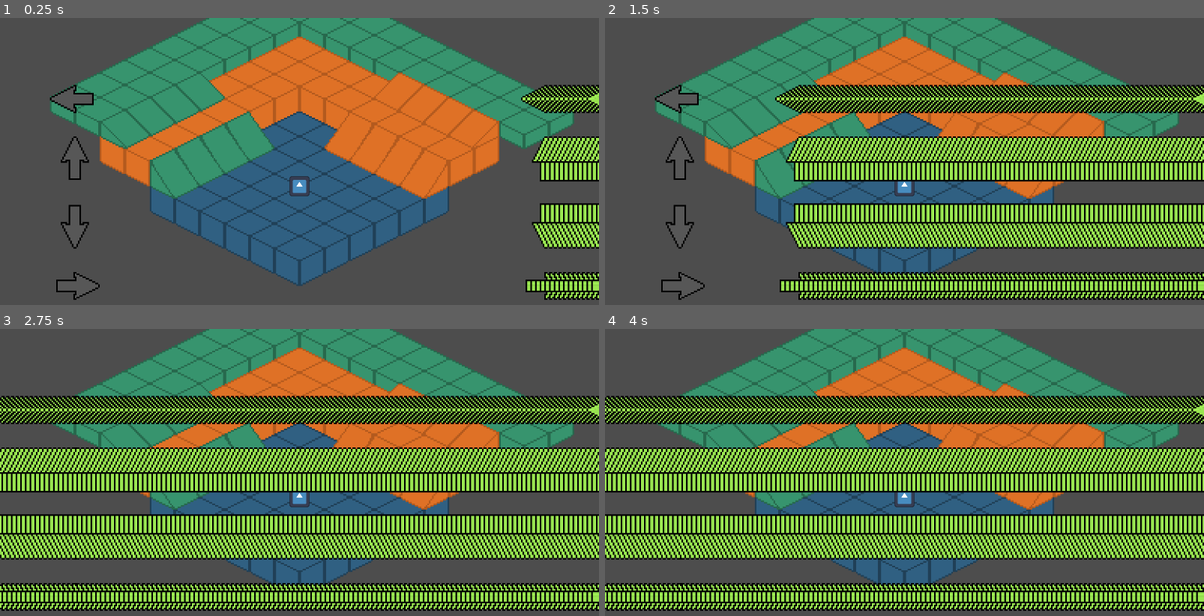
Above: before the commit, frames 1-4 (two rows, left to right).
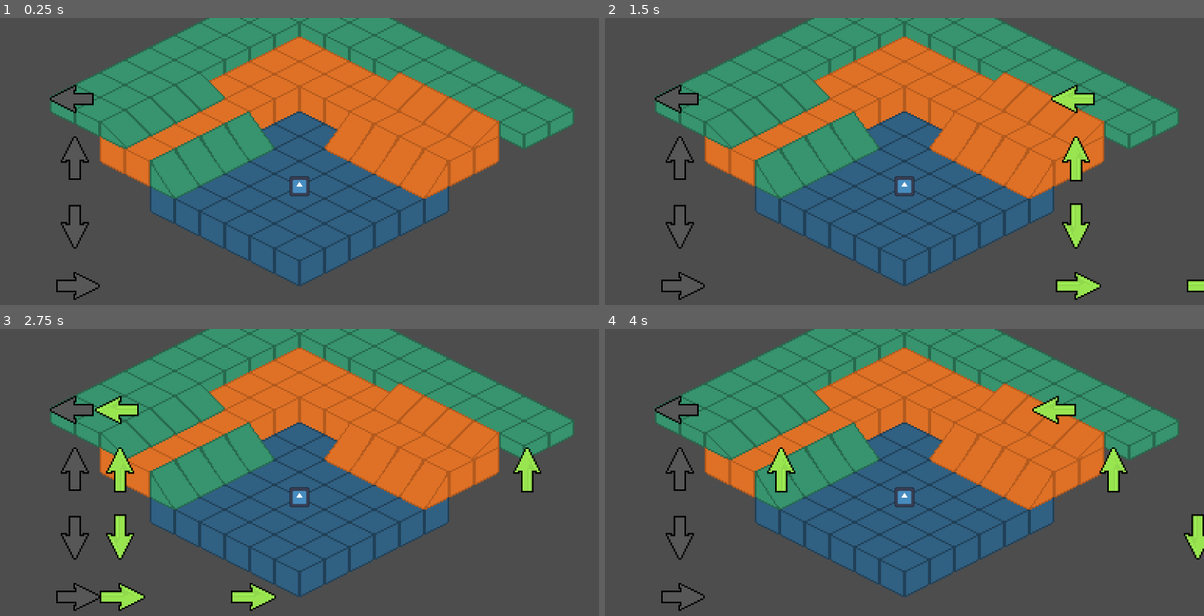
Above: after the commit, the same moments.

Repository: Hobbes-2/Jesters-Tempo
Game: Godot game, scene res://Scenes/main.tscn
Same seed, same stepped clock (60 frames per second), same inputs: the game is played once before the commit and once after it. The engine's default icon, where the game draws it, is replaced by a stand-in: a white triangle on a blue panel in a dark square. Sound files missing from this copy of the repository are replaced by a short silence.
Inputs:
- Up to frame 1 (0.25 s): no input
- Up to frame 2 (1.5 s): tap Enter at 0.5 s; hold Right (Right) 0.53-1.28 s; tap Alt at 0.6 s; hold Down (Down) from 1.28 s (still down); tap Shift at 1.35 s
- Up to frame 3 (2.75 s): release Down (Down) at 2.03 s; hold Right (Right) from 2.03 s (still down); tap Alt at 2.1 s
- Up to frame 4 (4 s): release Right (Right) at 2.78 s; hold E (SpawnUp) 2.78-3.53 s; tap Shift at 2.85 s; hold Left (Left) from 3.53 s (still down); tap Alt at 3.6 s

The runs differ from the first frame. In frame 1, 5.2% of the frame differs, in the area x 86-100%, y 23-99%; in frame 2, 34%; in frame 3, 49%; in frame 4, 49%, in the area x 0-100%, y 23-99%.

Commit message:
ive been loooking for more ways to procedurally create a track based on music and adasdfasdfkdjasd its not really working

Diff:
--- a/Scenes/falling_key.tscn
+++ b/Scenes/falling_key.tscn
@@ -74,3 +74,5 @@
 wait_time = 10.0
 one_shot = true
 autostart = true
+
+[connection signal="area_entered" from="Area2D" to="." method="_on_area_2d_area_entered"]
--- a/Scenes/key_listener.tscn
+++ b/Scenes/key_listener.tscn
@@ -44,6 +44,7 @@
 [node name="SongPlayerCalc" type="AudioStreamPlayer" parent="."]
 stream = ExtResource("3_vs4jh")
 autoplay = true
+bus = &"Calculator"
 
 [connection signal="timeout" from="RandomTimer" to="." method="_on_random_timer_timeout"]
 [connection signal="area_entered" from="TimingArea" to="." method="_on_timing_area_area_entered"]
--- a/Scripts/falling_key.gd
+++ b/Scripts/falling_key.gd
@@ -1,6 +1,7 @@
 extends AnimatedSprite2D
 
 @export var debug : bool = false
+@onready var area_2d: Area2D = $Area2D
 
 var fall_speed = 3
 #Starting x pos
@@ -23,3 +24,7 @@
 func Setup(target_y: float):
 	global_position = Vector2(init_x_pos, target_y)
 	set_process(true)
+
+
+func _on_area_2d_area_entered(area: Area2D) -> void:
+	pass
--- a/Scripts/key_listener.gd
+++ b/Scripts/key_listener.gd
@@ -5,6 +5,8 @@
 @export var debug : bool = false
 @export var part : AudioStreamMP3
 @export var partName : String = ""
+@export var BPM : int = 120
+
 
 #@onready var score_text = preload("res://objects/score_press_text.tscn")
 @onready var falling_key = preload("res://Scenes/falling_key.tscn")
@@ -27,6 +29,10 @@
 var spectrum
 var pitch
 var output : Array = []
+
+var timeSignature : float = 60 / BPM
+var next_beat_time := 0.0
+
 # Called when the node enters the scene tree for the first time.
 func _ready() -> void:
 	#OS.execute(
@@ -36,11 +42,9 @@
 #)
 
 
-	#spectrum = AudioServer.get_bus_effect_instance(1, 0)
 	song_player_calc.bus = partName
 	song_player_calc.stream = part
 	song_player_calc.playing = true
-	#AudioServer.set_bus_mute(AudioServer.get_bus_index("Calculator"), true)
 	await get_tree().create_timer(1.92).timeout
 	song_player.stream = song
 	song_player.playing = true
@@ -60,10 +64,12 @@
 		current_note.queue_free()
 
 
-#Put a if statement in here to check if the part is and adjust the -80 accordingly
-	if AudioServer.get_bus_peak_volume_left_db(AudioServer.get_bus_index(partName), 0) < -80:
-		CreateFallingKey()
-	print(AudioServer.get_bus_peak_volume_left_db(AudioServer.get_bus_index(partName), 0))
+##Put a if statement in here to check if the part is and adjust the -80 accordingly
+	#if AudioServer.get_bus_peak_volume_left_db(AudioServer.get_bus_index(partName), 0) < -80:
+		#CreateFallingKey()
+		#await get_tree().create_timer(0.5).timeout
+#
+	#print(AudioServer.get_bus_peak_volume_left_db(AudioServer.get_bus_index(partName), 0))
 
 ##With overall sound
 	#if AudioServer.get_bus_peak_volume_right_db(1, 0) > -75.0:
@@ -92,6 +98,18 @@
 			if debug:
 				print(falling_key_queue)
 
+#
+	#if !song_player_calc.playing:
+		#return
+#
+	#var song_time := song_player_calc.get_playback_position()
+#
+	#if song_time >= next_beat_time:
+		#CreateFallingKey()
+		#next_beat_time += timeSignature
+
+
+
 func _on_timing_area_area_entered(area: Area2D) -> void:
 	entered = true
 	current_note = area.get_parent()
@@ -104,7 +122,6 @@
 		if debug:
 			print("Missed a note!")
 	hit = false
-
 
 func hitInTime():
 	hit = true
@@ -122,6 +139,20 @@
 
 
 func _on_random_timer_timeout():
-	#CreateFallingKey()
+	CreateFallingKey()
 	$RandomTimer.wait_time = randf_range(0.4, 3)
 	$RandomTimer.start()
+
+#var last_energy := 0.0
+#const ONSET_THRESHOLD := 0.12
+#
+#func detect_onset(current_energy):
+	#var delta = current_energy - last_energy
+	#last_energy = current_energy
+	#return delta > ONSET_THRESHOLD
+#
+#const MIN_INTERVAL := 0.18 # ~1/8 note at 120 BPM
+#var last_spawn_time := -999.0
+#
+#func can_spawn(song_time):
+	#return song_time - last_spawn_time > MIN_INTERVAL
--- a/default_bus_layout.tres
+++ b/default_bus_layout.tres
@@ -1,9 +1,17 @@
-[gd_resource type="AudioBusLayout" load_steps=2 format=3 uid="uid://jkp54i443t8t"]
+[gd_resource type="AudioBusLayout" load_steps=4 format=3 uid="uid://jkp54i443t8t"]
+
+[sub_resource type="AudioEffectSpectrumAnalyzer" id="AudioEffectSpectrumAnalyzer_g28q7"]
+resource_name = "SpectrumAnalyzer"
 
 [sub_resource type="AudioEffectSpectrumAnalyzer" id="AudioEffectSpectrumAnalyzer_j3pel"]
 resource_name = "SpectrumAnalyzer"
 
+[sub_resource type="AudioEffectFilter" id="AudioEffectFilter_j3pel"]
+resource_name = "Filter"
+
 [resource]
+bus/0/effect/0/effect = SubResource("AudioEffectSpectrumAnalyzer_g28q7")
+bus/0/effect/0/enabled = true
 bus/1/name = &"Calculator"
 bus/1/solo = true
 bus/1/mute = false
@@ -12,6 +20,8 @@
 bus/1/send = &"Master"
 bus/1/effect/0/effect = SubResource("AudioEffectSpectrumAnalyzer_j3pel")
 bus/1/effect/0/enabled = true
+bus/1/effect/1/effect = SubResource("AudioEffectFilter_j3pel")
+bus/1/effect/1/enabled = true
 bus/2/name = &"Music"
 bus/2/solo = true
 bus/2/mute = false
Binary file added: Art/TileTesting.png
Not shown, added: Art/TileTesting.png.import
